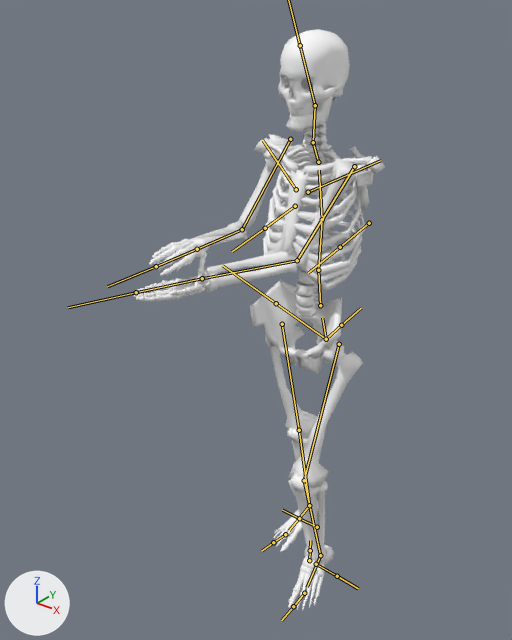
Renders of the FBX model Assets/External/Skeleton/skeleton.fbx from each side of a commit.
The view is the same before and after, from a 50 mm lens placed at (21.9, -33.8, 39.5), pointed at (-2.2, -3.7, 20.8). Arrows for +X, +Y and +Z are at lower left; the lights stay in place. Both versions are drawn at frame 190 of the action 'metarig|metarigAction'; the numbers are the values there. The bones that bend it are drawn over the model as lines.

Objects in the first picture: 'BONES_SPINE'.
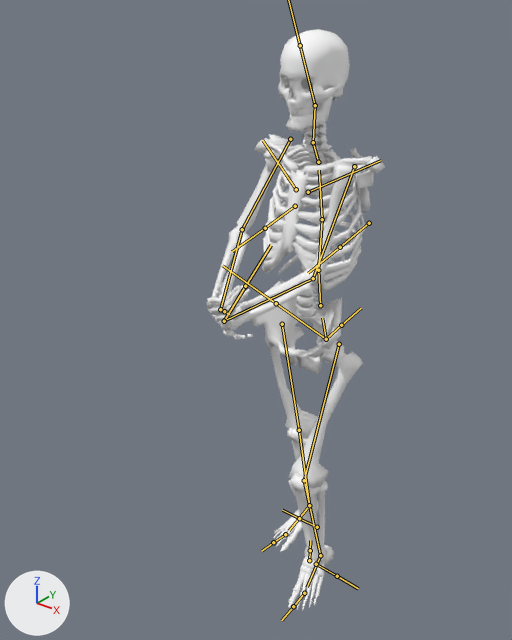
Location of each change, [x1, y1, x2, y2] in pixels of the pictures (512 x 640 px):
```json
{"object": "BONES_SPINE", "change": "posed", "before": [134, 29, 385, 610], "after": [207, 29, 385, 610], "on screen": "29% narrower"}
{"bone": "upper_arm.L", "before": "(354, 166) to (297, 260)", "after": "(354, 166) to (313, 278)"}
{"bone": "forearm.L", "before": "(297, 260) to (202, 278)", "after": "(313, 278) to (224, 321)"}
{"bone": "hand.L", "before": "(202, 278) to (136, 292)", "after": "(224, 321) to (245, 286)"}
{"bone": "forearm.R", "before": "(242, 229) to (197, 249)", "after": "(242, 229) to (220, 309)"}
{"bone": "hand.R", "before": "(197, 249) to (156, 266)", "after": "(220, 309) to (224, 311)"}
```

Scene script edits in JSON lines:
```json
{"block": "bone_upper_arm_l", "where": "bone_upper_arm_l = bpy.data.objects['metarig'].pose.bones['upper_arm.L']  # child of 'shoulder.L'"}
{"op": "set", "path": "bone_upper_arm_l.rotation_quaternion", "old": "(0.848, 0.058, 0.215, -0.481)", "new": "(0.883, 0.14, 0.278, -0.351)", "note": "degrees (-7, 25, -61) -> degrees (4, 36, -42)"}
{"block": "bone_forearm_l", "where": "bone_forearm_l = bpy.data.objects['metarig'].pose.bones['forearm.L']  # child of 'upper_arm.L'"}
{"op": "set", "path": "bone_forearm_l.rotation_quaternion", "old": "(0.629, 0.458, -0.544, -0.313)", "new": "(0.774, 0.213, -0.482, -0.35)", "note": "degrees (91, -23, -77) -> degrees (56, -37, -69)"}
{"block": "bone_hand_l", "where": "bone_hand_l = bpy.data.objects['metarig'].pose.bones['hand.L']  # child of 'forearm.L'"}
{"op": "set", "path": "bone_hand_l.rotation_quaternion", "old": "(0.79, -0.232, 0.567, 0.032)", "new": "(0.456, 0.861, 0.166, -0.152)", "note": "degrees (-53, 66, -31) -> degrees (126, 24, 9)"}
{"block": "bone_forearm_r", "where": "bone_forearm_r = bpy.data.objects['metarig'].pose.bones['forearm.R']  # child of 'upper_arm.R'"}
{"op": "set", "path": "bone_forearm_r.rotation_quaternion", "old": "(0.179, 0.389, -0.788, -0.441)", "new": "(0.212, 0.403, -0.89, 0.002)", "note": "degrees (123, 3, -129) -> degrees (-10, -158, 51)"}
{"block": "bone_hand_r", "where": "bone_hand_r = bpy.data.objects['metarig'].pose.bones['hand.R']  # child of 'forearm.R'"}
{"op": "set", "path": "bone_hand_r.rotation_quaternion", "old": "(0.961, -0.035, -0.266, -0.062)", "new": "(0.626, 0.165, 0.433, -0.627)", "note": "degrees (-2, -31, -7) -> degrees (-31, 48, -104)"}
```
